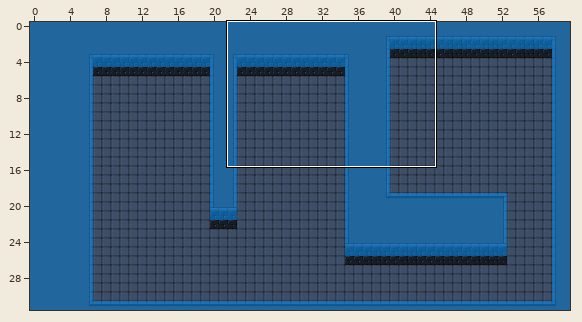
Tiled map (JSON) -- public/maps/test.json. The picture above shows the old version from afar; the outline marks the close-up.
Close-up. First the earlier version:
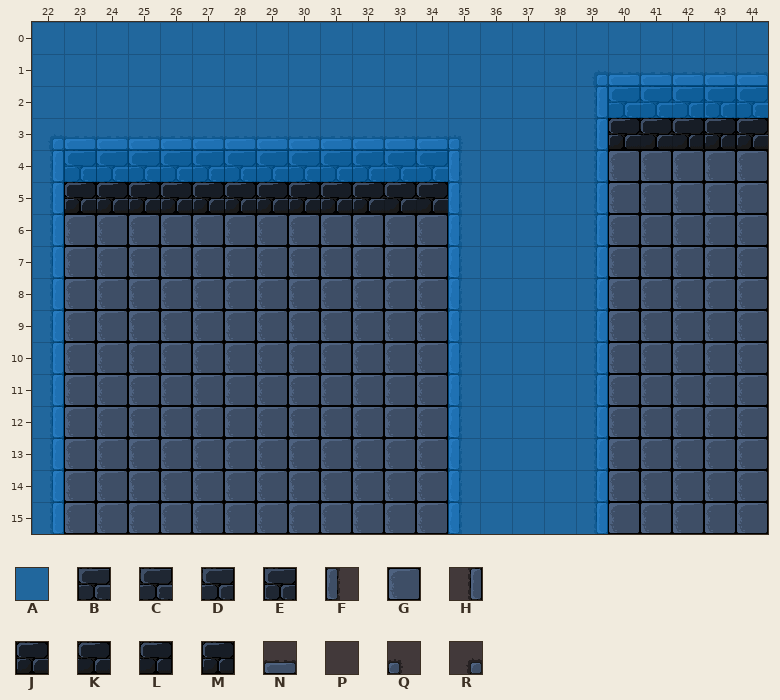
Cells are 32x32 px. Shown: x 22..44, y 0..15.
Key: from "collision": A 1; from "dungeon": B 3, C 4, D 5, E 6, F 8, G 9, H 10, J 11, K 12, L 13, M 14, N 17, P 37, Q 48, R 49.
_ is an empty cell.
Layer "base_layer" before, first column x 22:
 0 PPPPPPPPPPPPPPPPPPPPPPP
 1 PPPPPPPPPPPPPPPPPRNNNNN
 2 PPPPPPPPPPPPPPPPPHBCDEB
 3 RNNNNNNNNNNNNQPPPHJKLMJ
 4 HBBBBBBBBBBCCFPPPHGGGGG
 5 HJJJJJJJJJJKKFPPPHGGGGG
 6 HGGGGGGGGGGGGFPPPHGGGGG
 7 HGGGGGGGGGGGGFPPPHGGGGG
 8 HGGGGGGGGGGGGFPPPHGGGGG
 9 HGGGGGGGGGGGGFPPPHGGGGG
10 HGGGGGGGGGGGGFPPPHGGGGG
11 HGGGGGGGGGGGGFPPPHGGGGG
12 HGGGGGGGGGGGGFPPPHGGGGG
13 HGGGGGGGGGGGGFPPPHGGGGG
14 HGGGGGGGGGGGGFPPPHGGGGG
15 HGGGGGGGGGGGGFPPPHGGGGG
Layer "collision" before, first column x 22:
 0 AAAAAAAAAAAAAAAAAAAAAAA
 1 AAAAAAAAAAAAAAAAAAAAAAA
 2 AAAAAAAAAAAAAAAAAAAAAAA
 3 AAAAAAAAAAAAAAAAAA_____
 4 AAAAAAAAAAAAAAAAAA_____
 5 A____________AAAAA_____
 6 A____________AAAAA_____
 7 A____________AAAAA_____
 8 A____________AAAAA_____
 9 A____________AAAAA_____
10 A____________AAAAA_____
11 A____________AAAAA_____
12 A____________AAAAA_____
13 A____________AAAAA_____
14 A____________AAAAA_____
15 A____________AAAAA_____
After:
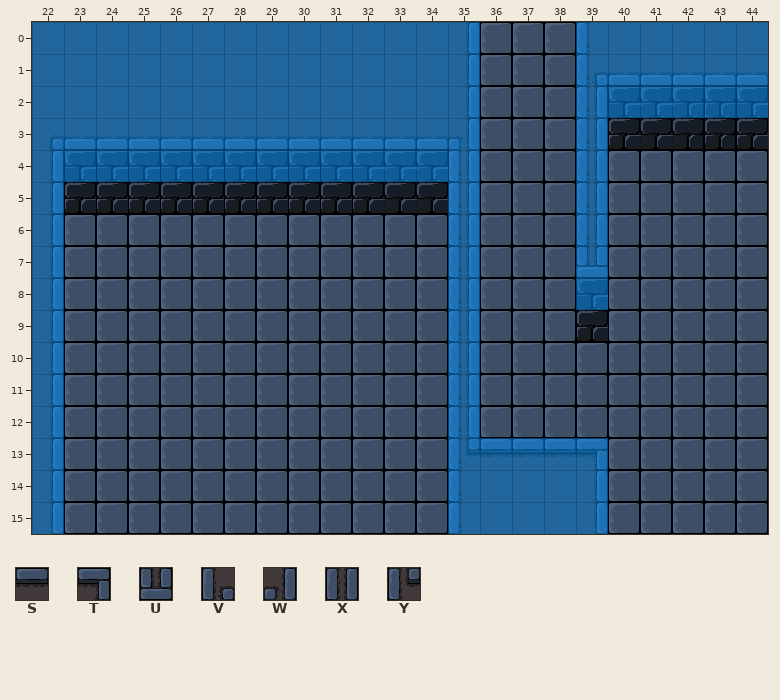
Further tiles: from "dungeon": S 1, T 2, U 15, V 42, W 43, X 44, Y 50.
See-through tiles are keyed as they look on the map.
The exact change:
{"where": "layer \"base_layer\""}
{"y":0,"x":35,"old":"PPPPP","new":"HGGGF"}
{"y":1,"x":35,"old":"PPPPR","new":"HGGGV"}
{"y":2,"x":35,"old":"PPPPH","new":"HGGGX"}
{"y":3,"x":35,"old":"QPPPH","new":"WGGGX"}
{"y":4,"x":35,"old":"FPPPH","new":"XGGGX"}
{"y":5,"x":35,"old":"FPPPH","new":"XGGGX"}
{"y":6,"x":35,"old":"FPPPH","new":"XGGGX"}
{"y":7,"x":35,"old":"FPPPH","new":"XGGGU"}
{"y":8,"x":35,"old":"FPPPH","new":"XGGGB"}
{"y":9,"x":35,"old":"FPPPH","new":"XGGGJ"}
{"y":10,"x":35,"old":"FPPPH","new":"XGGGG"}
{"y":11,"x":35,"old":"FPPPH","new":"XGGGG"}
{"y":12,"x":35,"old":"FPPPH","new":"XGGGG"}
{"y":13,"x":35,"old":"FPPPH","new":"YSSST"}
{"where": "layer \"collision\""}
{"y":0,"x":36,"old":"AAA","new":"___"}
{"y":1,"x":36,"old":"AAA","new":"___"}
{"y":2,"x":36,"old":"AAA","new":"___"}
{"y":3,"x":36,"old":"AAA","new":"___"}
{"y":4,"x":36,"old":"AAA","new":"___"}
{"y":5,"x":36,"old":"AAA","new":"___"}
{"y":6,"x":36,"old":"AAA","new":"___"}
{"y":7,"x":36,"old":"AAA","new":"___"}
{"y":8,"x":36,"old":"AAA","new":"___"}
{"y":9,"x":36,"old":"AAAA","new":"____"}
{"y":10,"x":36,"old":"AAAA","new":"____"}
{"y":11,"x":36,"old":"AAAA","new":"____"}
{"y":12,"x":36,"old":"AAAA","new":"____"}
